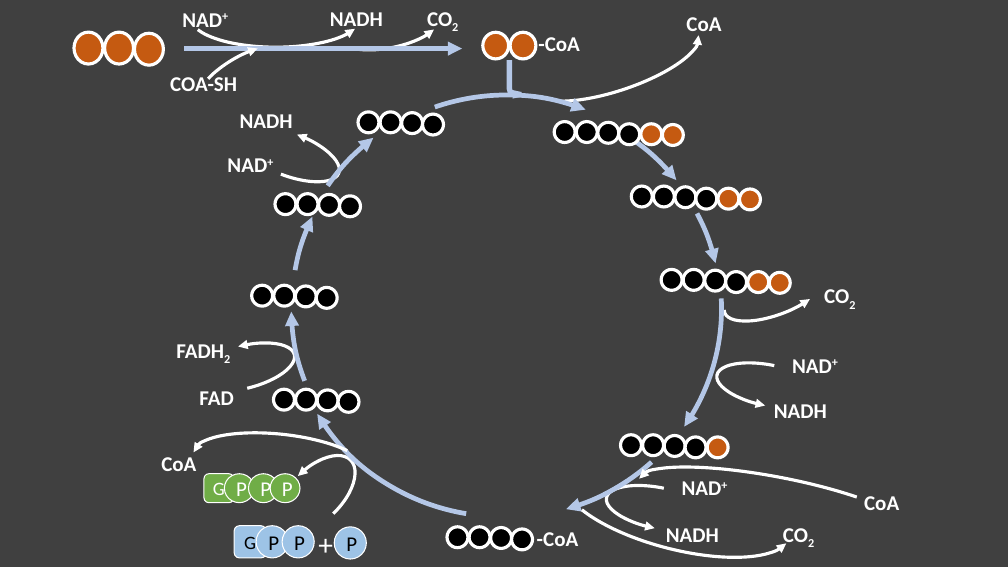
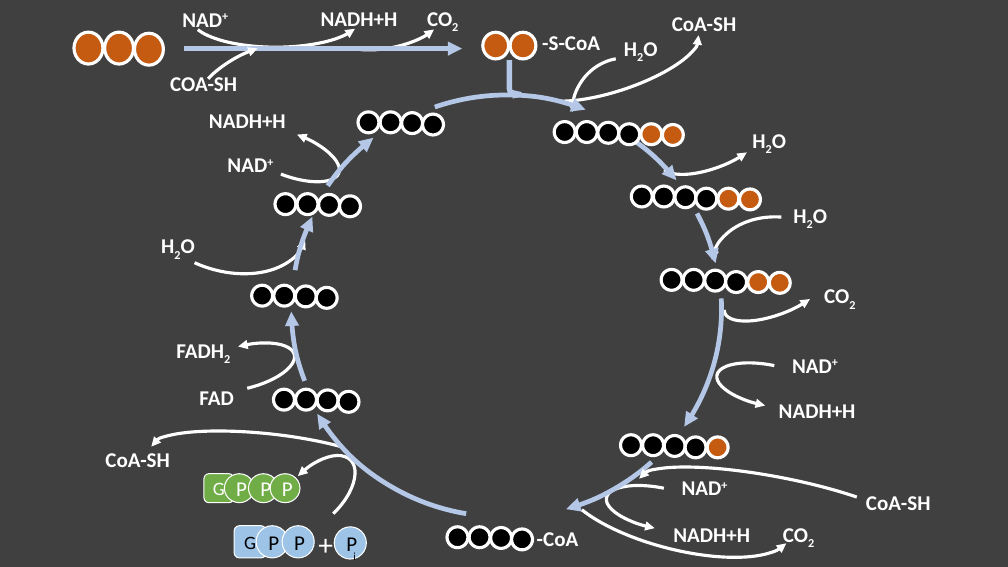
Before and after one commit to daniloasdotcom/Bioquimica-com-Danilo, a slide deck: slide 28 of static/aulas/ciclo_de_krebs.pptx (slide 19 before the commit). Drawn at 1008x567 pixels with LibreOffice and Linux fonts; fonts in the diff are those of the drawing. Boxes give left, top, right and bottom in pixels: in the first picture for what was removed or moved away, otherwise in the second. Text is boxed around its words. In the diff, an @@ line names an element or a change of style, - is before the commit and + after.

```diff
--- a/static/aulas/ciclo_de_krebs.pptx
+++ b/static/aulas/ciclo_de_krebs.pptx
@@ text at [321,12,398,32]: text changed @@
-NADH
+NADH+H
@@ text at [672,17,737,38]: text changed @@
-CoA
+CoA-SH
@@ text at [542,36,600,50]: text changed @@
--CoA
+-S-CoA
@@ arc (boxed as its full ellipse) added at [572,57,679,166], outline #FFFFFF 3 pt @@
@@ text added at [601,32,680,65], 20 pt, text #FFFFFF, bold @@
+H2O
@@ text at [209,114,286,128]: text changed @@
-NADH
+NADH+H
@@ arc (boxed as its full ellipse) added at [655,110,769,185], outline #FFFFFF 3 pt @@
@@ arc (boxed as its full ellipse) added at [131,139,321,293], outline #FFFFFF 3 pt @@
@@ text added at [730,123,808,157], 20 pt, text #FFFFFF, bold @@
+H2O
@@ arc (boxed as its full ellipse) added at [703,206,861,338], outline #FFFFFF 3 pt @@
@@ text added at [771,199,850,232], 20 pt, text #FFFFFF, bold @@
+H2O
@@ text added at [138,229,217,262], 20 pt, text #FFFFFF, bold @@
+H2O
@@ text at [779,404,856,418]: text changed @@
-NADH
+NADH+H
@@ arc (boxed as its full ellipse): place and size @@
-arc (boxed as its full ellipse) at [190,425,370,499]
+arc (boxed as its full ellipse) at [148,421,389,498]
@@ text at [105,453,170,467]: text changed @@
-CoA
+CoA-SH
@@ text at [866,496,931,510]: text changed @@
-CoA
+CoA-SH
@@ text at [673,528,750,549]: text changed @@
-NADH
+NADH+H
@@ text added at [353,551,356,563], 18 pt, text #000000 @@
+i
```
Also in this commit, not shown: 9 other slides changed, 11 slides added, 2 slides removed, 25 other files.
